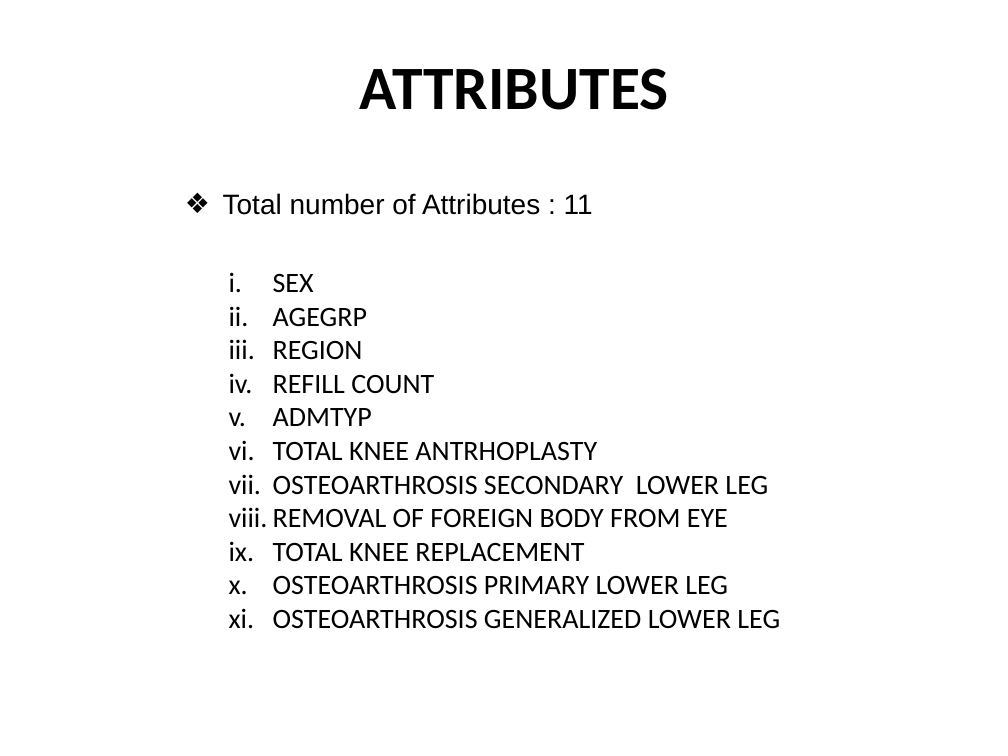
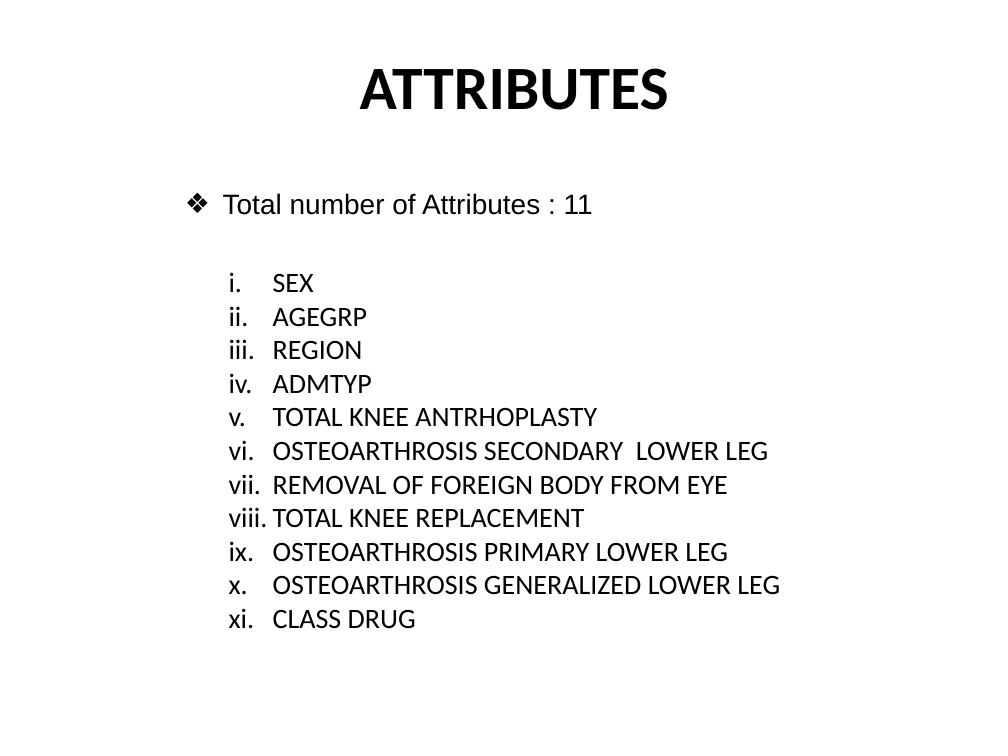
Before and after one commit to SRvSaha/Medical_Data_Analysis, a slide deck: slide 5 of Presentation/class_freq_2_drug.pptx. Drawn at 1008x756 pixels with LibreOffice and Linux fonts; fonts in the diff are those of the drawing. Boxes give left, top, right and bottom in pixels: in the first picture for what was removed or moved away, otherwise in the second. Text is boxed around its words. In the diff, an @@ line names an element or a change of style, - is before the commit and + after.

```diff
--- a/Presentation/class_freq_2_drug.pptx
+++ b/Presentation/class_freq_2_drug.pptx
@@ text at bbox=[273, 375, 434, 394]: paragraph removed @@
-iv. REFILL COUNT
@@ text at bbox=[273, 609, 416, 629]: paragraph added @@
+xi. CLASS DRUG
```
Also in this commit, not shown: 1 other file.
